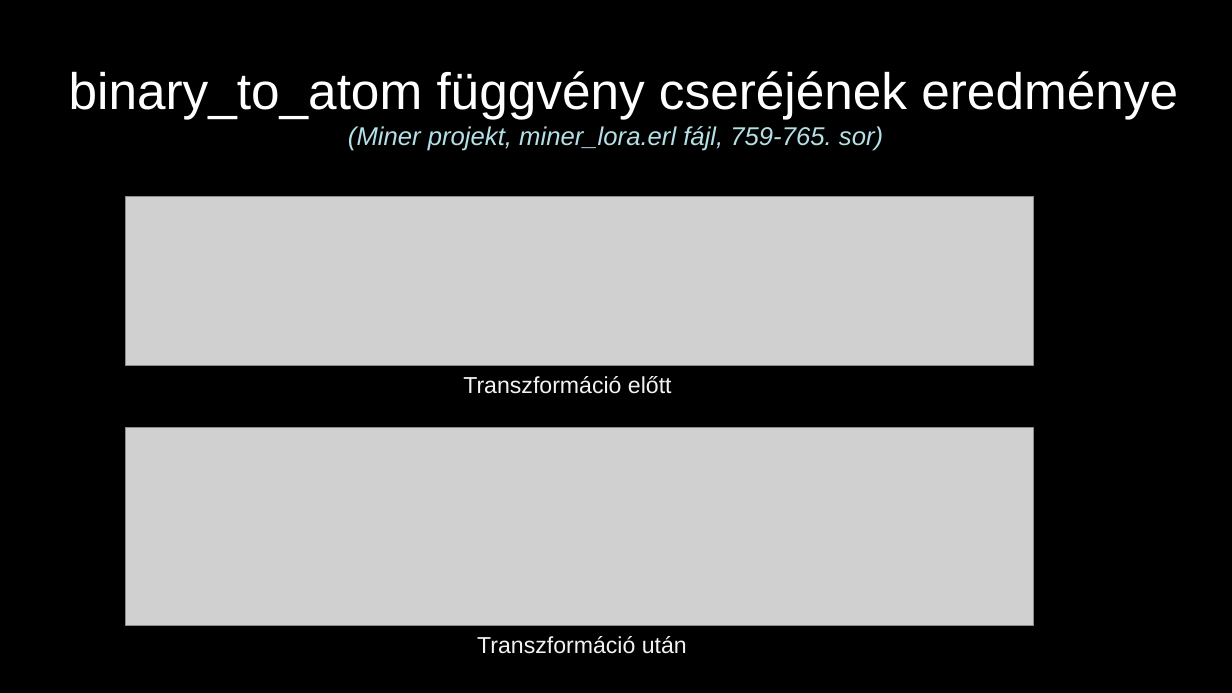
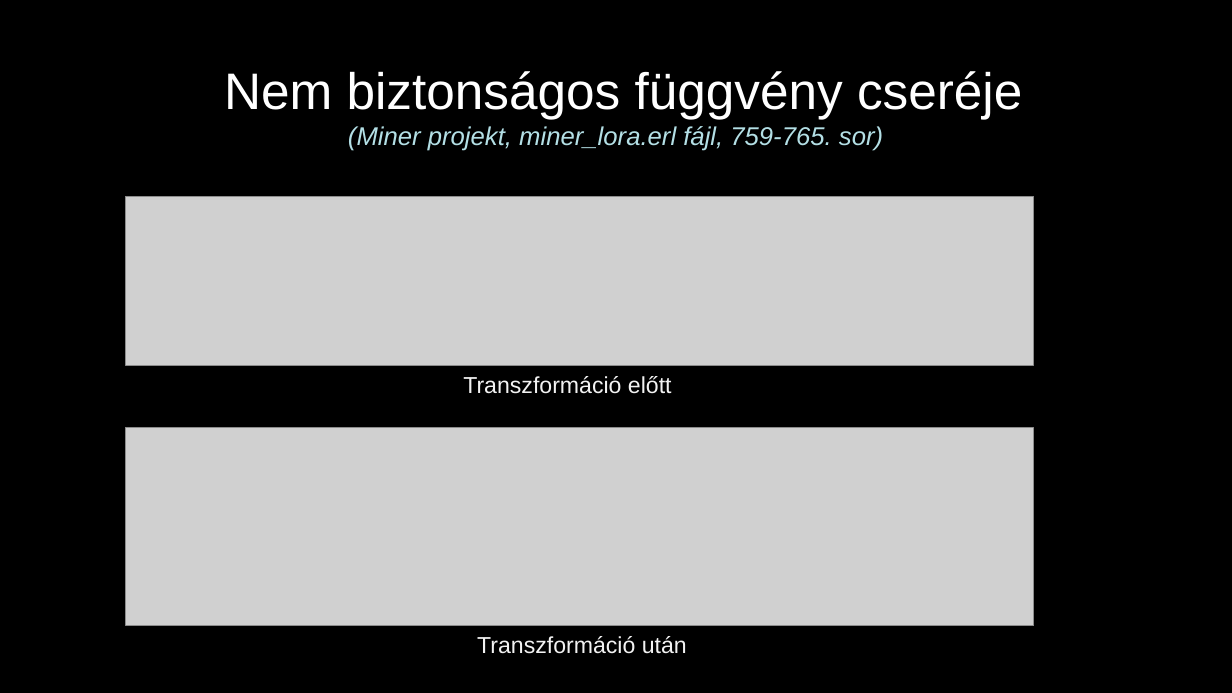
Before and after one commit to juhasznellee/msc_szakdoga, a slide deck: slide 14 of diplomamunka.pptx (slide 13 before the commit). Drawn at 1232x693 pixels with LibreOffice and Linux fonts; fonts in the diff are those of the drawing; grey boxes stand for pictures; background and template pictures are left out. Boxes give left, top, right and bottom in pixels: in the first picture for what was removed or moved away, otherwise in the second. Text is boxed around its words. In the diff, an @@ line names an element or a change of style, - is before the commit and + after.

```diff
--- a/diplomamunka.pptx
+++ b/diplomamunka.pptx
@@ title at [224,71,1022,151]: text changed @@
-binary_to_atom függvény cseréjének eredménye
-(Miner projekt, miner_lora.erl fájl, 759-765. sor)
+Nem biztonságos függvény cseréje
+(Miner projekt, miner_lora.erl fájl, 759-765. sor)
```
Also in this commit, not shown: 10 other slides changed, 1 slide added.
